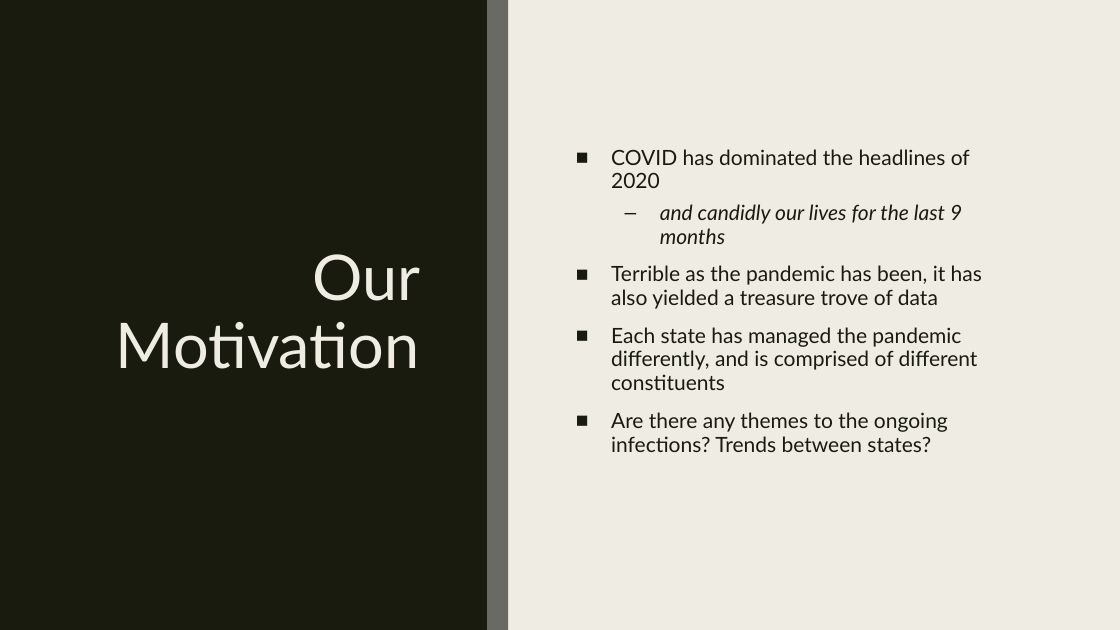
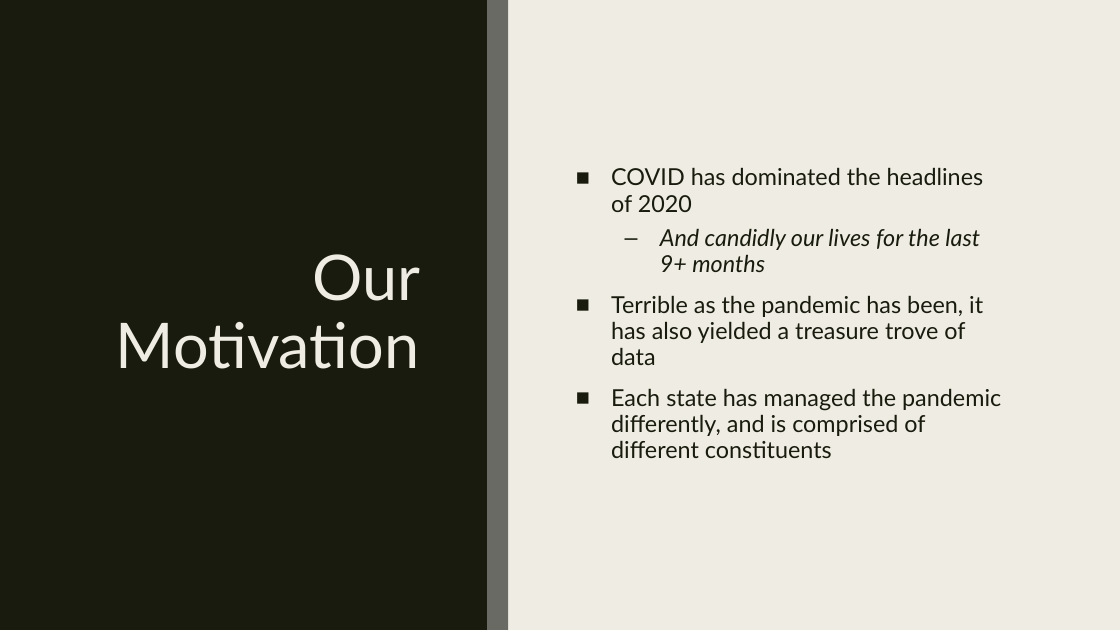
Before and after one commit to lcarbo/US_COVID_Project, a slide deck: slide 2 of COVID_Presentation.pptx. Drawn at 1120x630 pixels with LibreOffice and Linux fonts; fonts in the diff are those of the drawing. Boxes give left, top, right and bottom in pixels: in the first picture for what was removed or moved away, otherwise in the second. Text is boxed around its words. In the diff, an @@ line names an element or a change of style, - is before the commit and + after.

```diff
--- a/COVID_Presentation.pptx
+++ b/COVID_Presentation.pptx
@@ text at (x1=611, y1=167, x2=1001, y2=458): size 18 to 20 pt in "COVID has dominated the headlines of 2020", "Terrible as the pandemic has been, it ...", "Each state has managed the pandemic differently, ..." @@
@@ text at (x1=660, y1=228, x2=980, y2=272): text changed; size 18 to 20 pt @@
-  – and candidly our lives for the last 9 months
+  – And candidly our lives for the last 9+ months
@@ text at (x1=611, y1=412, x2=948, y2=452): paragraph removed @@
-■ Are there any themes to the ongoing infections? Trends between states?
```
Also in this commit, not shown: 7 other slides changed, 1 slide added.
